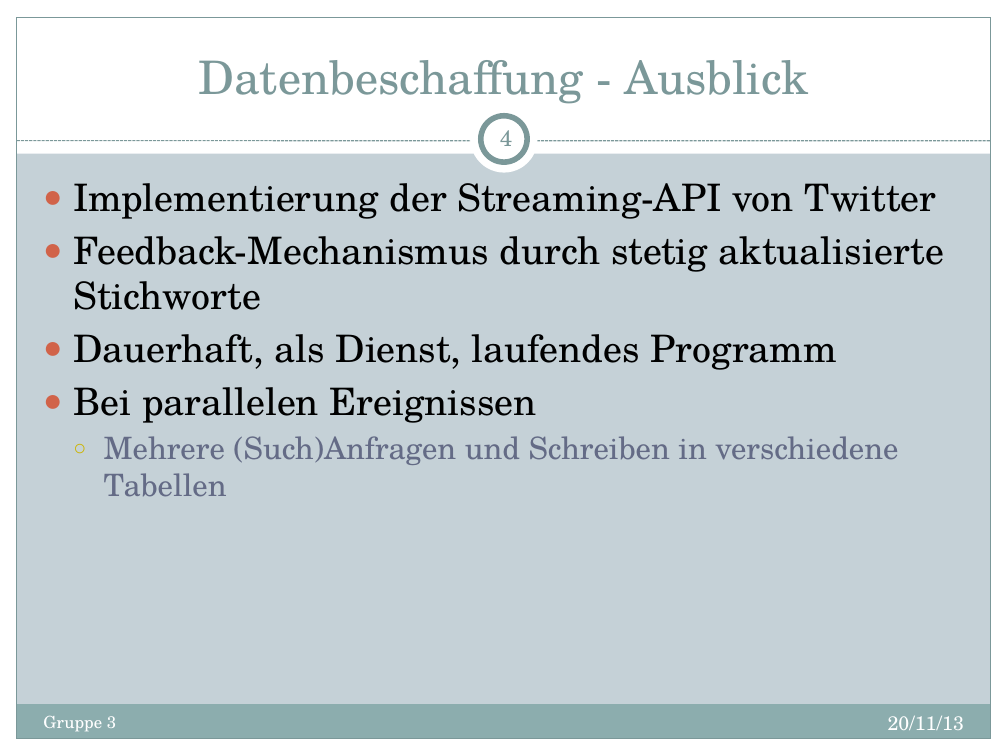
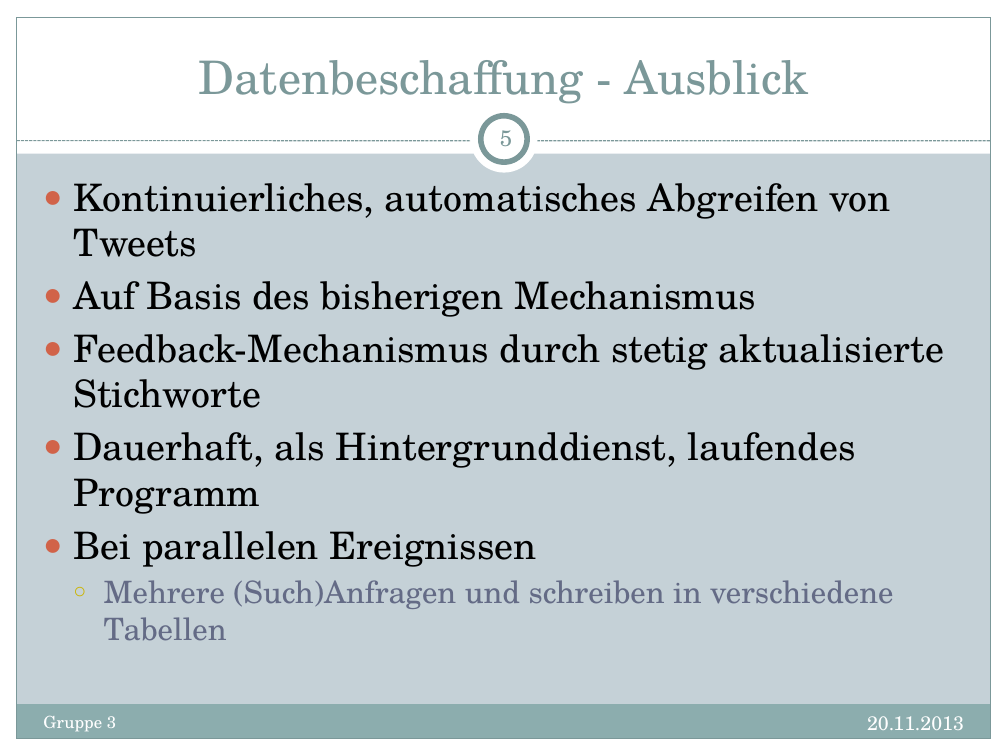
Before and after one commit to d-f/bugfree-octo-ironman, a slide deck: slide 5 of presentations/Termin2.pptx (slide 4 before the commit). Drawn at 1008x756 pixels with LibreOffice and Linux fonts; fonts in the diff are those of the drawing. Boxes give left, top, right and bottom in pixels: in the first picture for what was removed or moved away, otherwise in the second. Text is boxed around its words. In the diff, an @@ line names an element or a change of style, - is before the commit and + after.

```diff
--- a/presentations/Termin2.pptx
+++ b/presentations/Termin2.pptx
@@ page number at (500, 130, 512, 146): text changed @@
-4
+5
@@ text at (73, 183, 891, 317): text changed @@
-● Implementierung der Streaming-API von Twitter
+● Kontinuierliches, automatisches Abgreifen von Tweets
+● Auf Basis des bisherigen Mechanismus
@@ text at (73, 432, 856, 514): text changed @@
-● Dauerhaft, als Dienst, laufendes Programm
+● Dauerhaft, als Hintergrunddienst, laufendes Programm
@@ text at (104, 580, 893, 641): text changed @@
-  ○ Mehrere (Such)Anfragen und Schreiben in verschiedene Tabellen
+  ○ Mehrere (Such)Anfragen und schreiben in verschiedene Tabellen
@@ text at (867, 716, 964, 730): text changed @@
-20/11/13
+20.11.2013
```
Also in this commit, not shown: 13 other slides changed, 3 slides added, 1 other file.
